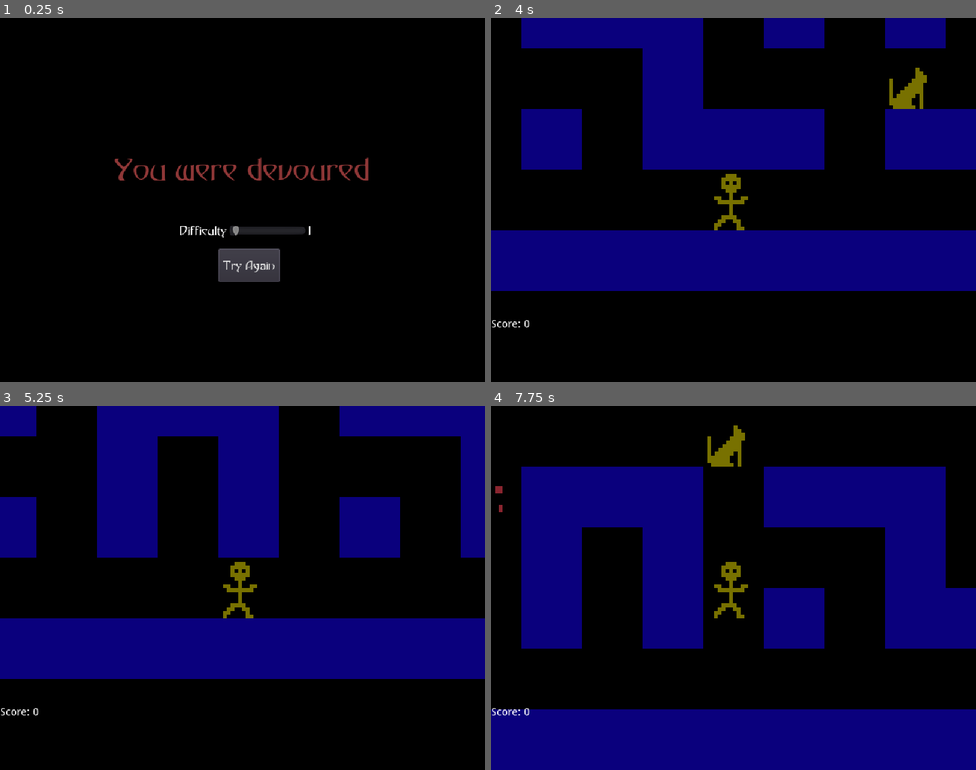
Above: before the commit, frames 1-4 (two rows, left to right).
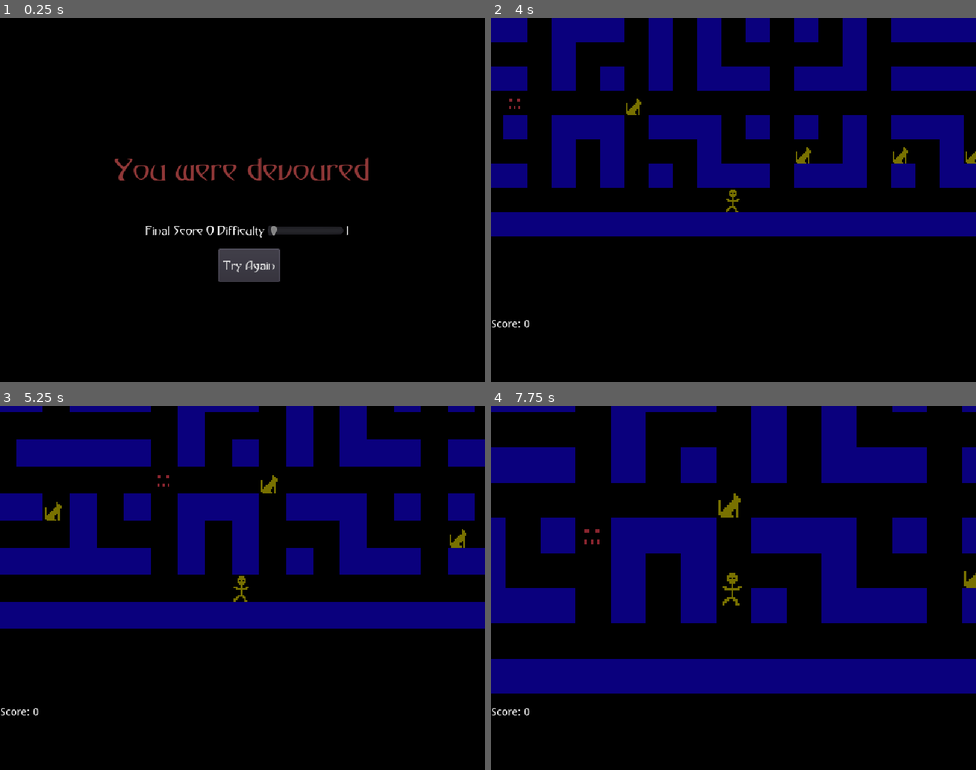
Above: after the commit, the same moments.

Repository: AkhRani/HauntedMansion
Game: Godot game, scene res://DeathScreen.tscn
Two runs of this game, one before a commit and one after it. Both use one fixed random seed, a clock stepped at 60 frames per second and the inputs below. This scene is started directly instead of the project's main scene.
Inputs:
- Up to frame 1 (0.25 s): no input
- Up to frame 2 (4 s): click "Try Again" at 0.5 s; hold Right (ui_right) 1.28-2.03 s; hold Down (ui_down) 2.03-2.78 s; hold Right (ui_right) 2.78-3.53 s; hold Up (ui_up) from 3.53 s (still down)
- Up to frame 3 (5.25 s): tap Enter at 4.25 s; release Up (ui_up) at 4.28 s; hold Left (ui_left) from 4.28 s (still down)
- Up to frame 4 (7.75 s): release Left (ui_left) at 5.78 s; hold Down (ui_down) 5.78-6.53 s; hold Right (ui_right) 6.53-7.28 s; hold Up (ui_up) from 7.28 s (still down)

The runs differ from the first frame. In frame 1, 0.6% of the frame differs, in the area x 30-72%, y 57-61%; in frame 2, 43%; in frame 3, 43%; in frame 4, 61%, in the area x 0-100%, y 0-100%.

Commit message:
Fix drop_cat, improve end game screens, zoom while moving
Victory now retains score and replays on the next higher difficulty
Final score is now displayed on victory and defeat screens
  Score is now global
Fix bug that discarded camera instead of cat
Zoom in while moving, zoom out while still

Diff:
--- a/DeathScreen.gd
+++ b/DeathScreen.gd
@@ -2,9 +2,10 @@
 
 # Called when the node enters the scene tree for the first time.
 func _ready():
-    pass
+    $HBoxContainer/Score.text = "%d" % global.score
 
 func _on_Button_pressed():
+    global.score = 0
     get_tree().change_scene("res://Mansion.tscn")
 
 func _on_HSlider_value_changed(value: float):
--- a/DeathScreen.tscn
+++ b/DeathScreen.tscn
@@ -29,22 +29,40 @@
 text = "Try Again"
 
 [node name="HBoxContainer" type="HBoxContainer" parent="."]
-margin_left = 237.0
+margin_left = 192.0
 margin_top = 272.0
-margin_right = 429.0
+margin_right = 496.0
 margin_bottom = 288.0
 
-[node name="Label" type="Label" parent="HBoxContainer"]
+[node name="ScoreLabel" type="Label" parent="HBoxContainer"]
 margin_top = 1.0
-margin_right = 62.0
+margin_right = 76.0
+margin_bottom = 15.0
+custom_fonts/font = ExtResource( 3 )
+text = "Final Score"
+valign = 1
+
+[node name="Score" type="Label" parent="HBoxContainer"]
+margin_left = 80.0
+margin_top = 1.0
+margin_right = 113.0
+margin_bottom = 15.0
+custom_fonts/font = ExtResource( 3 )
+text = "000"
+valign = 1
+
+[node name="DifficultyLabel" type="Label" parent="HBoxContainer"]
+margin_left = 117.0
+margin_top = 1.0
+margin_right = 179.0
 margin_bottom = 15.0
 custom_fonts/font = ExtResource( 3 )
 text = "Difficulty"
 valign = 1
 
 [node name="HSlider" type="HSlider" parent="HBoxContainer"]
-margin_left = 66.0
-margin_right = 166.0
+margin_left = 183.0
+margin_right = 283.0
 margin_bottom = 16.0
 rect_min_size = Vector2( 100, 0 )
 min_value = 1.0
@@ -53,9 +71,9 @@
 ticks_on_borders = true
 
 [node name="Difficulty" type="Label" parent="HBoxContainer"]
-margin_left = 170.0
+margin_left = 287.0
 margin_top = 1.0
-margin_right = 173.0
+margin_right = 290.0
 margin_bottom = 15.0
 custom_fonts/font = ExtResource( 3 )
 text = "1"
--- a/Mansion.gd
+++ b/Mansion.gd
@@ -25,4 +25,4 @@
 
 # Called every frame. 'delta' is the elapsed time since the previous frame.
 func _process(_delta):
-    score.text = "%d" % mansion_map.score
+    score.text = "%d" % global.score
--- a/Mansion.tscn
+++ b/Mansion.tscn
@@ -38,6 +38,7 @@
 
 [node name="MusicPlayer" type="AudioStreamPlayer" parent="."]
 stream = ExtResource( 6 )
+volume_db = -10.0
 autoplay = true
 
 [node name="MarginContainer" type="MarginContainer" parent="."]
--- a/MansionMap.gd
+++ b/MansionMap.gd
@@ -46,7 +46,6 @@
 # member variables
 var rng = RandomNumberGenerator.new()
 var state : int = STATE.GENERATE
-var score: int = 0
 var cats_saved: int = 0
 var gen_timer
 var gen_pos: Vector2
@@ -157,19 +156,19 @@
 
 func drop_cat(target_cell, cost):
     down_sound.play()
-    score -= cost
+    global.score -= cost
     set_cellv(target_cell, -1)
     if holding_cat:
-        var cat = player.get_child(1)
+        var cat = player.get_child(player.get_child_count()-1)
         player.remove_child(cat)
-        cat.free()
+        cat.queue_free()
         holding_cat = false
-        score -= cost
+        global.score -= cost
         place_items(TILE.CAT, 1)
 
 func save_cat():
     up_sound.play()
-    score += SCORE_PER_CAT
+    global.score += SCORE_PER_CAT
     holding_cat = false
     var cat = player.get_child(player.get_child_count()-1)
     player.remove_child(cat)
@@ -250,6 +249,5 @@
 func _process(_delta):
     if state !=  STATE.PLAY:
         return
-
     move_demons()
     move_player()
--- a/Player.gd
+++ b/Player.gd
@@ -1,13 +1,22 @@
 extends Node2D
 
-# Declare member variables here. Examples:
-# var a = 2
+# Constants
+const GRID_SIZE = 16
+const MAX_SCALE = .5
+const MIN_SCALE = .2
+const DELTA_SCALE = .001
+
+# Settings
+export var speed = 4
+
+# Variables
 var target : Vector2
 var try_target : Vector2
 var start : Vector2
 var dt : float
-export var speed = 4
-const GRID_SIZE = 16
+var still_time : float
+var zoom_scale = .5
+onready var camera = $Camera2D
 
 # Called when the node enters the scene tree for the first time.
 func _ready():
@@ -31,7 +40,20 @@
         try_target = position + dir * GRID_SIZE
         dt = 0
     elif position != target:
+        still_time = 0
         dt += delta * speed
         if dt > 1:
             dt = 1
         position = start.linear_interpolate(target, dt)
+        # Moving, increase zoom (decrease scale)
+        if zoom_scale > MIN_SCALE:
+            zoom_scale -= DELTA_SCALE
+            camera.zoom.x = zoom_scale
+            camera.zoom.y = zoom_scale
+    else:
+        still_time += delta
+        # Standing still, decrease zoom (increase scale)
+        if still_time > 1 and zoom_scale < MAX_SCALE:
+            zoom_scale += DELTA_SCALE / 2
+            camera.zoom.x = zoom_scale
+            camera.zoom.y = zoom_scale
--- a/Player.tscn
+++ b/Player.tscn
@@ -2,7 +2,6 @@
 
 [ext_resource path="res://Player.gd" type="Script" id=1]
 [ext_resource path="res://Graphics/MansionSprites.png" type="Texture" id=2]
-
 
 [node name="Player" type="Node2D"]
 script = ExtResource( 1 )
@@ -15,4 +14,4 @@
 
 [node name="Camera2D" type="Camera2D" parent="."]
 current = true
-zoom = Vector2( 0.2, 0.2 )
+zoom = Vector2( 0.5, 0.5 )
--- a/VictoryScreen.gd
+++ b/VictoryScreen.gd
@@ -2,11 +2,10 @@
 
 # Called when the node enters the scene tree for the first time.
 func _ready():
-    pass
+    if global.difficulty < 6:
+        global.difficulty += 1
+    $HBoxContainer/Difficulty.text = "%d" % global.difficulty
+    $HBoxContainer/Score.text = "%d" % global.score
 
 func _on_Button_pressed():
     get_tree().change_scene("res://Mansion.tscn")
-
-func _on_HSlider_value_changed(value: float):
-    global.difficulty = int(value)
-    $HBoxContainer/Difficulty.text = "%d" % global.difficulty
--- a/VictoryScreen.tscn
+++ b/VictoryScreen.tscn
@@ -62,38 +62,44 @@
 margin_right = 369.0
 margin_bottom = 428.0
 custom_fonts/font = ExtResource( 3 )
-text = "Try Again"
+text = "Continue"
 
 [node name="HBoxContainer" type="HBoxContainer" parent="."]
 margin_left = 237.0
 margin_top = 352.0
-margin_right = 429.0
+margin_right = 480.0
 margin_bottom = 368.0
 
-[node name="Label" type="Label" parent="HBoxContainer"]
+[node name="ScoreLabel" type="Label" parent="HBoxContainer"]
 margin_top = 1.0
-margin_right = 62.0
+margin_right = 100.0
+margin_bottom = 15.0
+custom_fonts/font = ExtResource( 3 )
+text = "Current Score:"
+valign = 1
+
+[node name="Score" type="Label" parent="HBoxContainer"]
+margin_left = 104.0
+margin_top = 1.0
+margin_right = 107.0
+margin_bottom = 15.0
+custom_fonts/font = ExtResource( 3 )
+text = "1"
+
+[node name="DifficultyLabel" type="Label" parent="HBoxContainer"]
+margin_left = 111.0
+margin_top = 1.0
+margin_right = 173.0
 margin_bottom = 15.0
 custom_fonts/font = ExtResource( 3 )
 text = "Difficulty"
 valign = 1
 
-[node name="HSlider" type="HSlider" parent="HBoxContainer"]
-margin_left = 66.0
-margin_right = 166.0
-margin_bottom = 16.0
-rect_min_size = Vector2( 100, 0 )
-min_value = 1.0
-max_value = 6.0
-value = 1.0
-ticks_on_borders = true
-
 [node name="Difficulty" type="Label" parent="HBoxContainer"]
-margin_left = 170.0
+margin_left = 177.0
 margin_top = 1.0
-margin_right = 173.0
+margin_right = 180.0
 margin_bottom = 15.0
 custom_fonts/font = ExtResource( 3 )
 text = "1"
 [connection signal="pressed" from="Button" to="." method="_on_Button_pressed"]
-[connection signal="value_changed" from="HBoxContainer/HSlider" to="." method="_on_HSlider_value_changed"]
--- a/global.gd
+++ b/global.gd
@@ -1,3 +1,4 @@
 extends Node
 
 var difficulty = 1
+var score = 0
